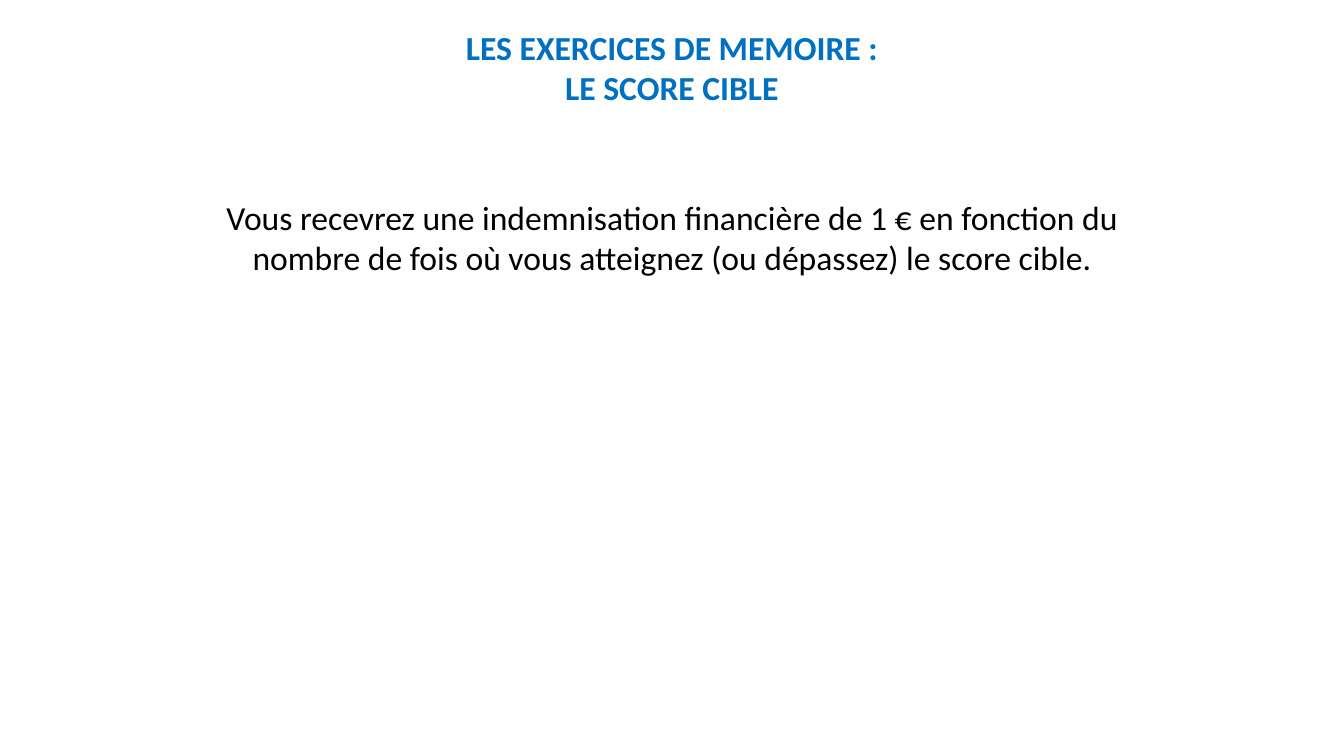
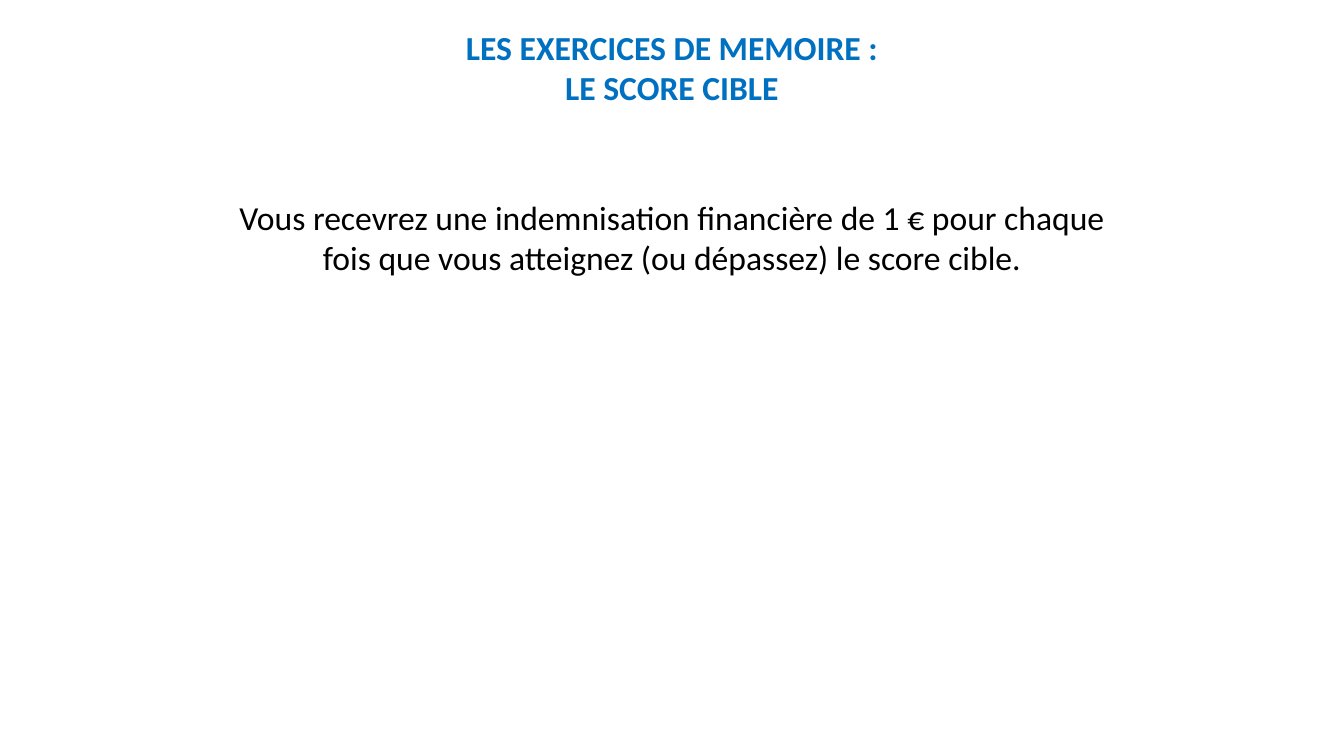
Before and after one commit to MBB-team/Online_Testing, a slide deck: slide 6 of src/SE_ELAN/Stimuli/Instructions_Rewarded.pptx. Drawn at 1344x756 pixels with LibreOffice and Linux fonts; fonts in the diff are those of the drawing. Boxes give left, top, right and bottom in pixels: in the first picture for what was removed or moved away, otherwise in the second. Text is boxed around its words. In the diff, an @@ line names an element or a change of style, - is before the commit and + after.

```diff
--- a/src/SE_ELAN/Stimuli/Instructions_Rewarded.pptx
+++ b/src/SE_ELAN/Stimuli/Instructions_Rewarded.pptx
@@ text at bbox=[239, 206, 1104, 276]: text changed @@
-Vous recevrez une indemnisation financière de 1 € en fonction du nombre de fois où vous atteignez (ou dépassez) le score cible.
+Vous recevrez une indemnisation financière de 1 € pour chaque fois que vous atteignez (ou dépassez) le score cible.
```
